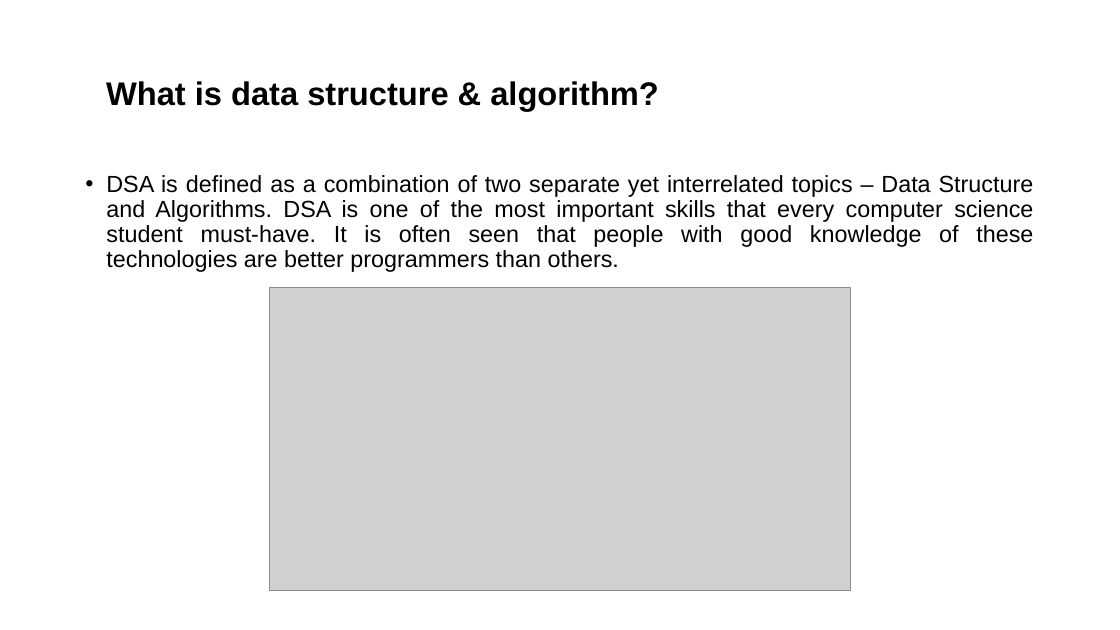
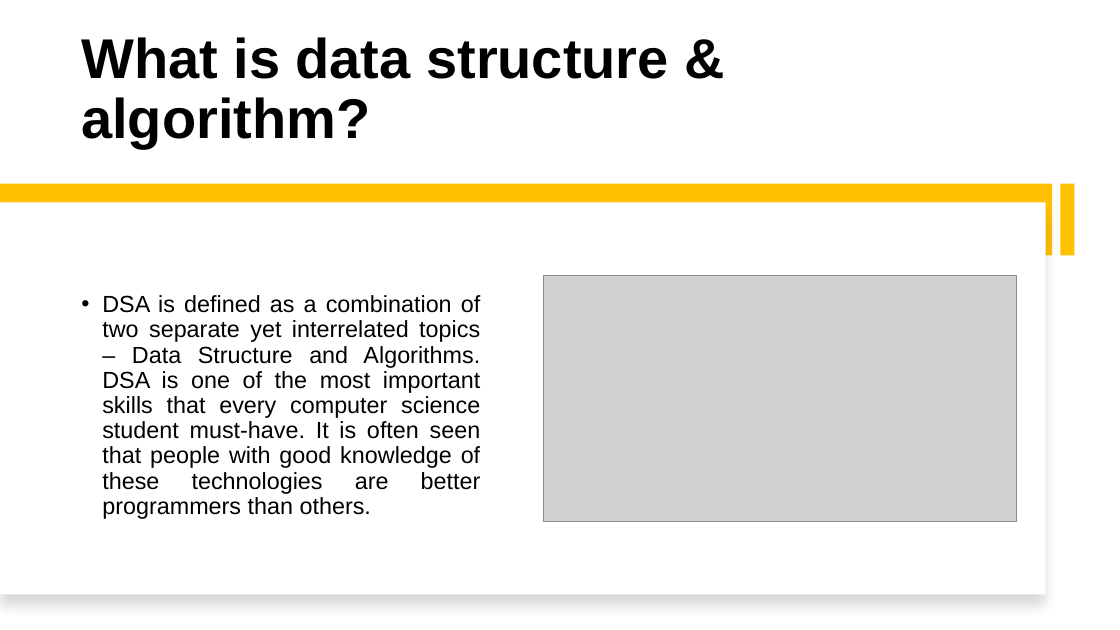
Before and after one commit to alaminbhuyan/DSA-In-Python, a slide deck: slide 3 of Data Structure & Algorithm PDF/DSA.pptx. Drawn at 1120x630 pixels with LibreOffice and Linux fonts; fonts in the diff are those of the drawing; grey boxes stand for pictures. Boxes give left, top, right and bottom in pixels: in the first picture for what was removed or moved away, otherwise in the second. Text is boxed around its words. In the diff, an @@ line names an element or a change of style, - is before the commit and + after.

```diff
--- a/Data Structure & Algorithm PDF/DSA.pptx
+++ b/Data Structure & Algorithm PDF/DSA.pptx
@@ title "What is data structure & ...": place and size @@
-title "What is data structure & ..." at box(106, 81, 658, 110)
+title "What is data structure & ..." at box(81, 37, 669, 148)
@@ title "What is data structure & ..." at box(81, 37, 669, 148): size 28 to 48 pt; vertical alignment middle to bottom @@
@@ rectangle added at box(0, 184, 1053, 255), fill #FFC000 @@
@@ rectangle added at box(0, 202, 1046, 595), fill #FFFFFF @@
@@ rectangle added at box(1060, 184, 1075, 255), fill #FFC000 @@
@@ text "DSA is defined as a ...": place and size @@
-text "DSA is defined as a ..." at box(106, 175, 1034, 272)
+text "DSA is defined as a ..." at box(102, 295, 481, 519)
@@ text "DSA is defined as a ..." at box(102, 295, 481, 519): vertical alignment top to middle @@
@@ picture: place and size @@
-picture at box(270, 287, 851, 590)
+picture at box(543, 276, 1016, 522)
```
Also in this commit, not shown: 9 other slides changed, 1 other file.
